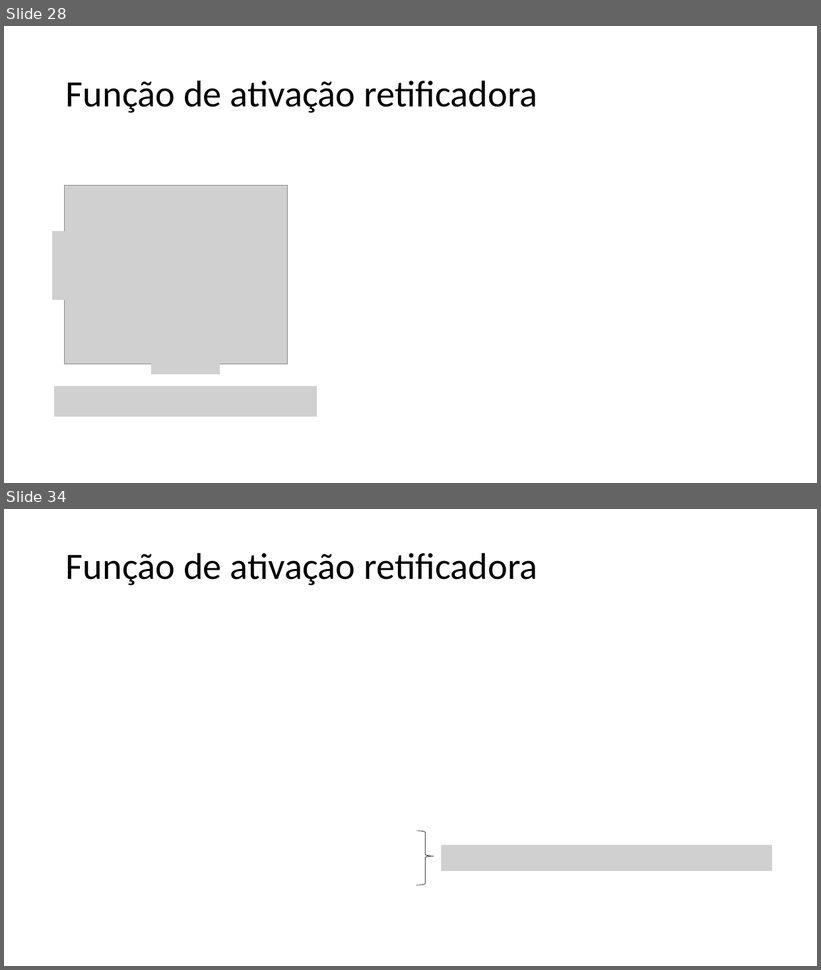
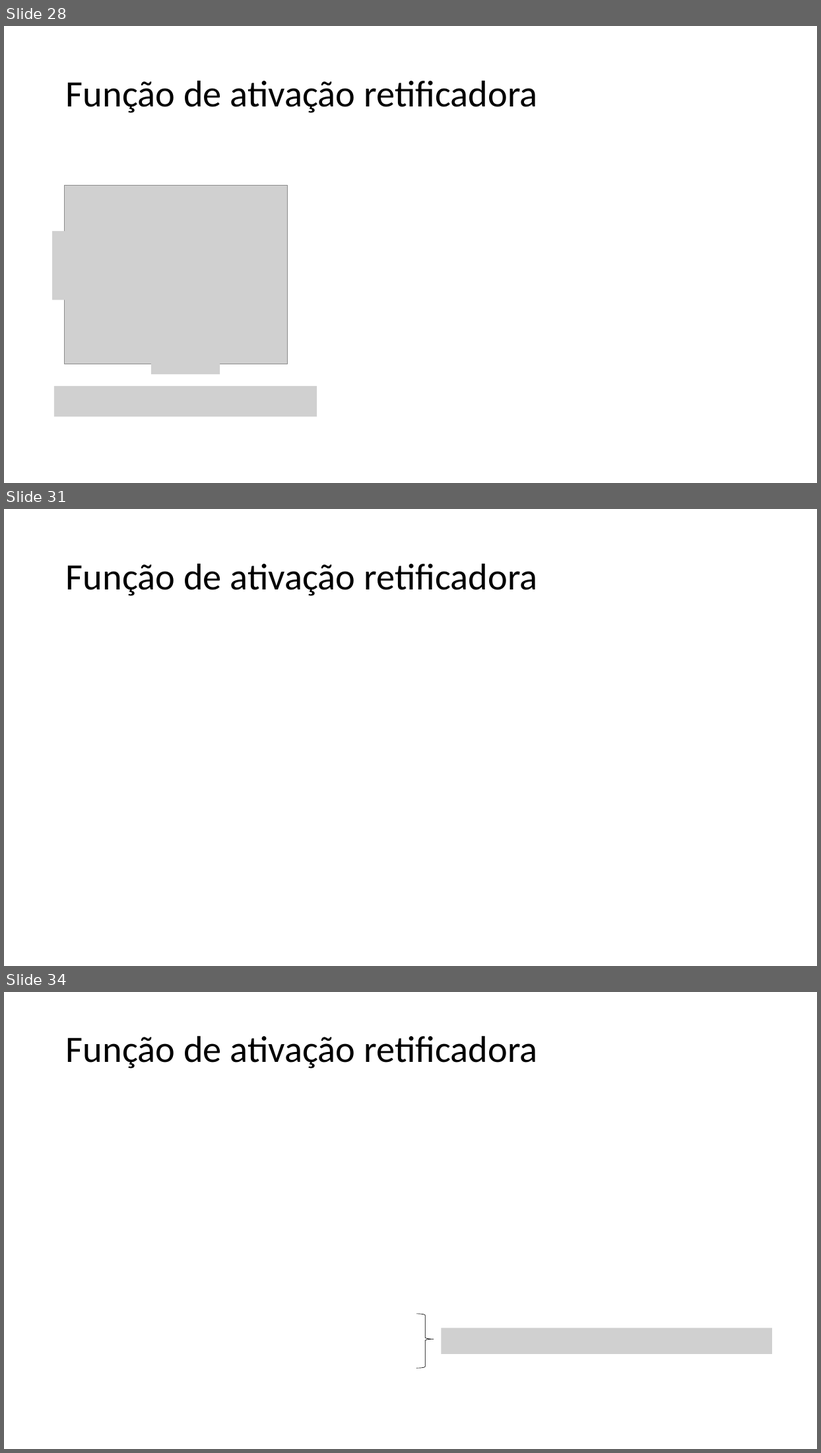
Before and after one commit to zz4fap/t320_aprendizado_de_maquina, a slide deck: slides/T320_Redes_Neurais_Artificiais (Parte II).pptx. Shown one above the other, each under a label of ours: slides 28 and 34 before the commit, slides 28, 31 and 34 after it; the slides between them are not shown. The pictures are 821x970 and 821x1453 pixels, drawn with LibreOffice and Linux fonts; fonts in the diff are those of the drawing; grey boxes stand for pictures. Boxes give left, top, right and bottom in pixels: in the first picture for what was removed or moved away, otherwise in the second. Text is boxed around its words. In the diff, an @@ line names an element or a change of style, - is before the commit and + after.

```diff
--- a/slides/T320_Redes_Neurais_Artificiais (Parte II).pptx
+++ b/slides/T320_Redes_Neurais_Artificiais (Parte II).pptx
@@ slide 31 added at [4, 509, 817, 966], background #FFFFFF @@
@@ title added at [66, 563, 538, 596], 44 pt, text #000000 @@
+Função de ativação retificadora
```
Also in this commit, not shown: 2 slides changed, 4 other slides added, 1 slide removed.
